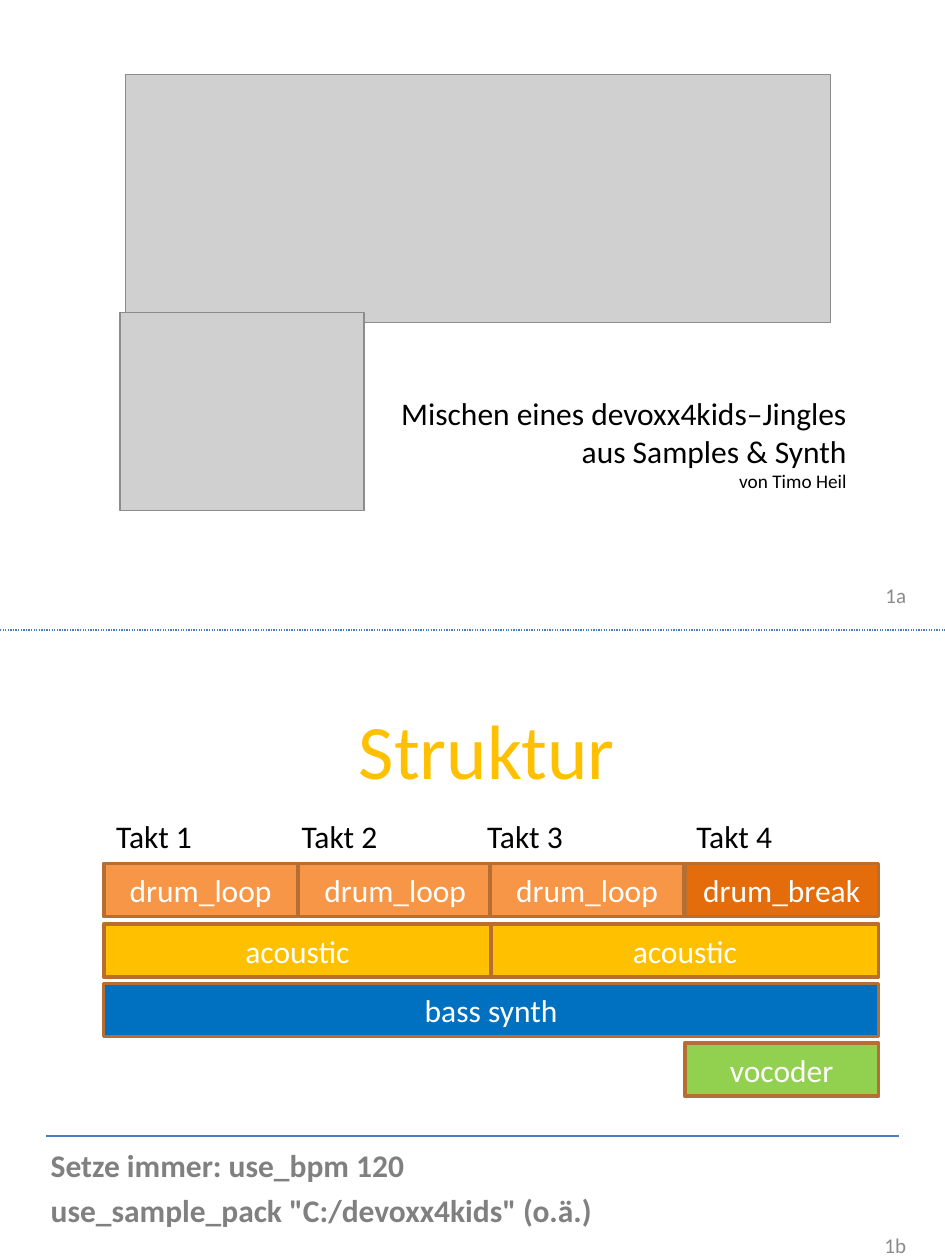
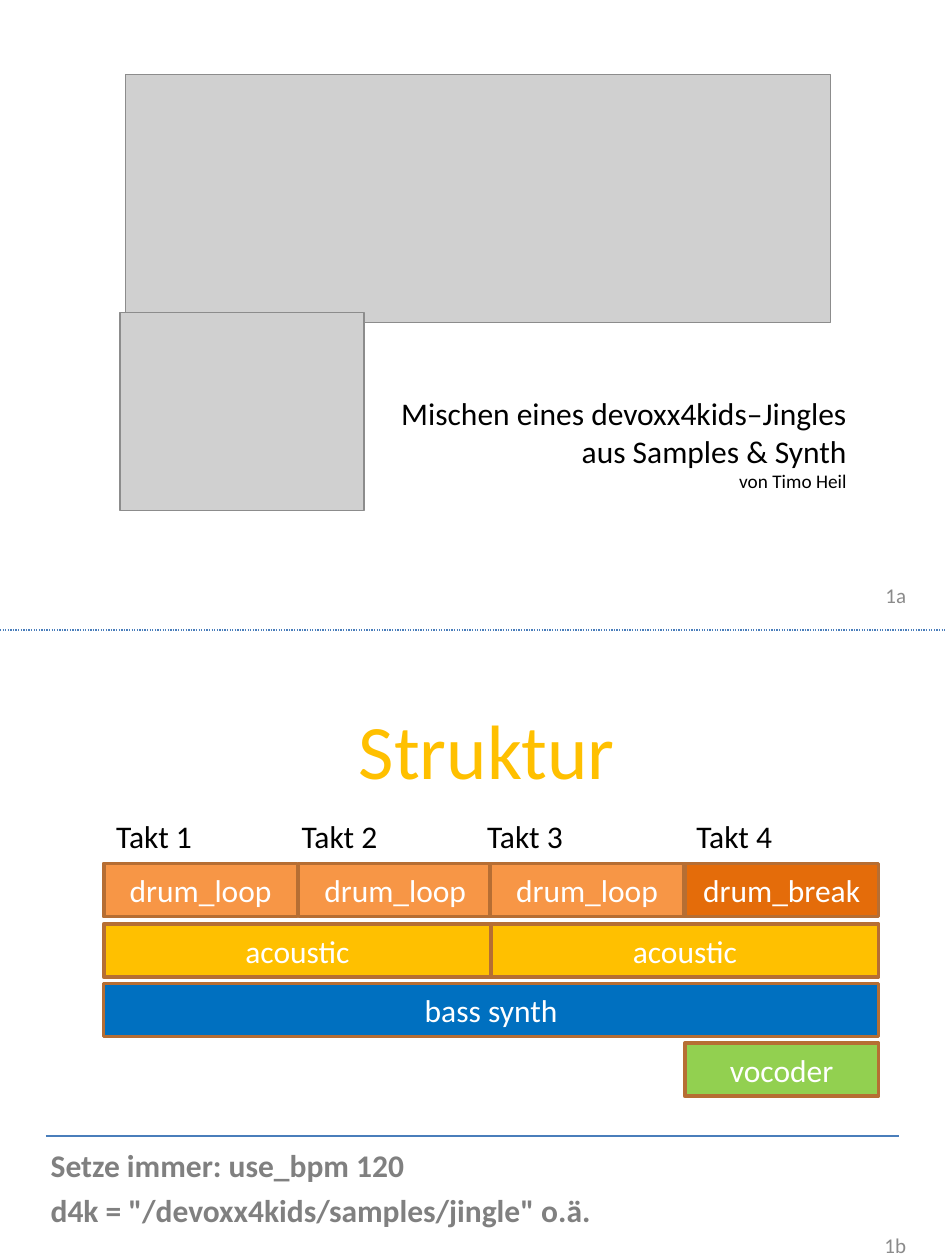
Before and after one commit to Devoxx4KidsDE/SonicPI, a slide deck: slide 1 of presentation/de/SonicPI_jingle_de.pptx. Drawn at 945x1260 pixels with LibreOffice and Linux fonts; fonts in the diff are those of the drawing; grey boxes stand for pictures; background and template pictures are left out. Boxes give left, top, right and bottom in pixels: in the first picture for what was removed or moved away, otherwise in the second. Text is boxed around its words. In the diff, an @@ line names an element or a change of style, - is before the commit and + after.

Commit message:
updated jingle presentation

```diff
--- a/presentation/de/SonicPI_jingle_de.pptx
+++ b/presentation/de/SonicPI_jingle_de.pptx
@@ text at (x1=51, y1=1200, x2=590, y2=1228): text changed @@
-use_sample_pack "C:/devoxx4kids" (o.ä.)
+d4k = "/devoxx4kids/samples/jingle" o.ä.
```
Also in this commit, not shown: 5 other slides changed.
